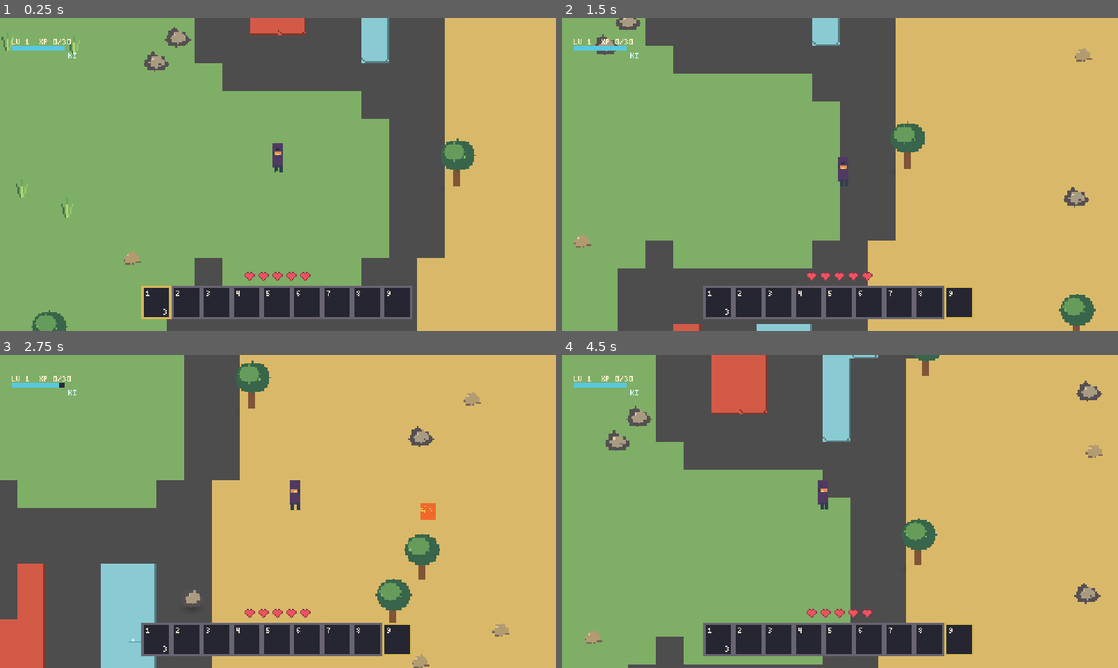
Above: before the commit, frames 1-4 (two rows, left to right).
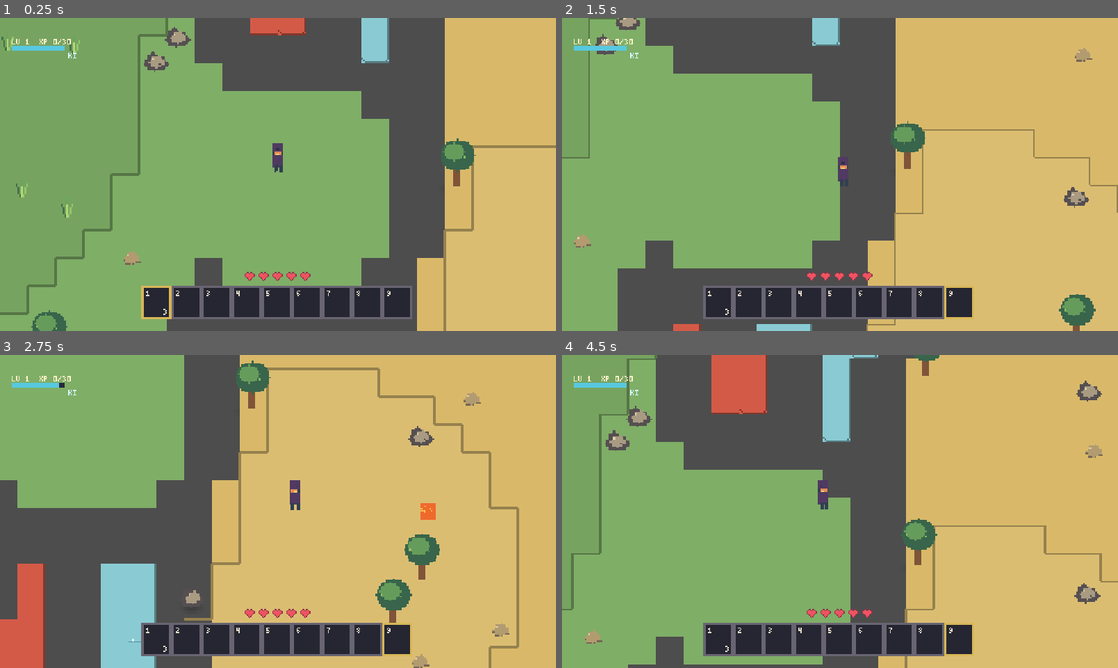
Above: after the commit, the same moments.

Repository: tnvr07/GameZero
Game: Godot game, scene res://scenes/main.tscn
The game is run twice, just before and just after one commit, with the same random seed, the same clock (stepped at 60 frames per second) and the same inputs.
Inputs:
- Up to frame 1 (0.25 s): no input
- Up to frame 2 (1.5 s): tap Enter at 0.5 s; hold D 0.53-1.28 s; tap 1 at 0.6 s; tap Space at 0.77 s; hold S from 1.28 s (still down); tap 9 at 1.35 s
- Up to frame 3 (2.75 s): tap Space at 1.52 s; release S at 2.03 s; hold D from 2.03 s (still down); tap J at 2.1 s
- Up to frame 4 (4.5 s): release D at 2.78 s; hold W 2.78-3.53 s; tap Shift at 2.85 s; tap Space at 3.02, 3.77 s; hold A from 3.53 s (still down); tap 1 at 3.6 s; tap 9 at 4.35 s

The runs differ from the first frame. In frame 1, 1.2% of the frame differs, in the area x 0-100%, y 0-100%; in frame 2, 0.5%; in frame 3, 1.4%, in the area x 33-94%, y 4-100%; in frame 4, 0.9%.

Commit message:
Enhance world generation by implementing terrain shading and patch outlines; add ground patch outlines script for biome transitions.

Diff:
--- a/scripts/art_assets.gd
+++ b/scripts/art_assets.gd
@@ -11,6 +11,8 @@
 	Color("#8acbd3"),
 	Color("#d9b969"),
 ]
+
+const TERRAIN_SHADE_COUNT := 3
 
 static var _terrain_texture: Texture2D
 static var _lava_texture: Texture2D
@@ -48,20 +50,37 @@
 static func terrain_atlas_texture() -> Texture2D:
 	if _terrain_texture != null:
 		return _terrain_texture
-	var image := Image.create(512, 512, false, Image.FORMAT_RGBA8)
+	var image := Image.create(512, 512 * TERRAIN_SHADE_COUNT, false, Image.FORMAT_RGBA8)
 	var base_tiles := _terrain_base_image()
 	for biome in range(4):
-		for variant in range(256):
-			var atlas_index := biome * 256 + variant
-			var tile_x := (atlas_index % 32) * 16
-			var tile_y := int(atlas_index / 32) * 16
-			_copy_terrain_base_tile(image, base_tiles, biome, tile_x, tile_y)
-			var neighbors := _decode_variant(variant)
-			for side in range(4):
-				if biome > neighbors[side]:
-					_draw_edge(image, base_tiles, biome * 16, tile_x, tile_y, side, biome, neighbors)
+		for shade in range(TERRAIN_SHADE_COUNT):
+			for variant in range(256):
+				var atlas_index := _terrain_atlas_index(biome, shade, variant)
+				var tile_x := (atlas_index % 32) * 16
+				var tile_y := int(atlas_index / 32) * 16
+				_copy_terrain_base_tile(image, base_tiles, biome, shade, tile_x, tile_y)
+				var neighbors := _decode_variant(variant)
+				for side in range(4):
+					if biome > neighbors[side]:
+						_draw_edge(image, base_tiles, biome * 16, tile_x, tile_y, side, biome, neighbors)
 	_terrain_texture = ImageTexture.create_from_image(image)
 	return _terrain_texture
+
+static func terrain_atlas_index(biome: int, shade: int, variant: int) -> int:
+	return _terrain_atlas_index(biome, shade, variant)
+
+static func terrain_shade_color(biome: int, shade: int) -> Color:
+	var base := BIOME_COLORS[clampi(biome, 0, BIOME_COLORS.size() - 1)]
+	match clampi(shade, 0, TERRAIN_SHADE_COUNT - 1):
+		0:
+			return base.darkened(0.06)
+		2:
+			return base.lightened(0.06)
+		_:
+			return base
+
+static func _terrain_atlas_index(biome: int, shade: int, variant: int) -> int:
+	return (biome * TERRAIN_SHADE_COUNT + shade) * 256 + variant
 
 static func _terrain_base_image() -> Image:
 	var source_image := _load_optional_image(TILESET_PATH)
@@ -77,10 +96,12 @@
 				placeholders.set_pixel(biome * 16 + x, y, BIOME_COLORS[biome])
 	return placeholders
 
-static func _copy_terrain_base_tile(target: Image, base_tiles: Image, biome: int, dest_x: int, dest_y: int) -> void:
+static func _copy_terrain_base_tile(target: Image, base_tiles: Image, biome: int, shade: int, dest_x: int, dest_y: int) -> void:
+	var brightness: float = [-0.06, 0.0, 0.06][shade]
 	for y in range(16):
 		for x in range(16):
-			target.set_pixel(dest_x + x, dest_y + y, base_tiles.get_pixel(biome * 16 + x, y))
+			var color := base_tiles.get_pixel(biome * 16 + x, y)
+			target.set_pixel(dest_x + x, dest_y + y, color.darkened(-brightness) if brightness < 0.0 else color.lightened(brightness))
 
 static func lava_texture() -> Texture2D:
 	if _lava_texture == null:
--- /dev/null
+++ b/scripts/ground_patch_outlines.gd
@@ -0,0 +1,40 @@
+extends Node2D
+
+const ArtAssets = preload("res://scripts/art_assets.gd")
+
+var _biome_cells: Dictionary = {}
+var _patch_shades: Dictionary = {}
+var _lava_cells: Dictionary = {}
+
+func configure(biome_cells: Dictionary, patch_shades: Dictionary, lava_cells: Dictionary) -> void:
+	_biome_cells = biome_cells
+	_patch_shades = patch_shades
+	_lava_cells = lava_cells
+	queue_redraw()
+
+func _draw() -> void:
+	for cell in _biome_cells:
+		if _lava_cells.has(cell):
+			continue
+		var biome: int = _biome_cells[cell]
+		var shade: int = _patch_shades[cell]
+		var origin := Vector2(cell.x * 16, cell.y * 16)
+		var right: Vector2i = cell + Vector2i.RIGHT
+		if _is_patch_boundary(cell, right, biome, shade):
+			_draw_patch_edge(origin + Vector2(16, 0), origin + Vector2(16, 16), biome, shade, int(_patch_shades[right]))
+		var down: Vector2i = cell + Vector2i.DOWN
+		if _is_patch_boundary(cell, down, biome, shade):
+			_draw_patch_edge(origin + Vector2(0, 16), origin + Vector2(16, 16), biome, shade, int(_patch_shades[down]))
+
+func _is_patch_boundary(cell: Vector2i, neighbor: Vector2i, biome: int, shade: int) -> bool:
+	return (
+		_biome_cells.has(neighbor)
+		and not _lava_cells.has(neighbor)
+		and _biome_cells[neighbor] == biome
+		and _patch_shades[neighbor] != shade
+	)
+
+func _draw_patch_edge(start: Vector2, finish: Vector2, biome: int, shade: int, neighbor_shade: int) -> void:
+	var raised_shade := maxi(shade, neighbor_shade)
+	var outline := ArtAssets.terrain_shade_color(biome, raised_shade).darkened(0.32)
+	draw_line(start, finish, outline, 1.0, false)
--- a/scripts/world.gd
+++ b/scripts/world.gd
@@ -18,12 +18,14 @@
 
 var player: CharacterBody2D
 var ground: TileMapLayer
+var patch_outlines: Node2D
 var enemies: Node2D
 var actors: Node2D
 var _lava_cells: Dictionary = {}
 var _biome_cells: Dictionary = {}
 var _biome_noise := FastNoiseLite.new()
 var _lava_noise := FastNoiseLite.new()
+var _patch_noise := FastNoiseLite.new()
 var _variation_noise := FastNoiseLite.new()
 
 func _ready() -> void:
@@ -49,22 +51,23 @@
 	terrain_source.texture_region_size = Vector2i(16, 16)
 	tile_set.add_source(terrain_source, TERRAIN_SOURCE_ID)
 	for biome in range(4):
-		for variant in range(256):
-			var atlas_index := biome * 256 + variant
-			var atlas_coords := Vector2i(atlas_index % 32, int(atlas_index / 32))
-			terrain_source.create_tile(atlas_coords)
-			var tile_data: TileData = terrain_source.get_tile_data(atlas_coords, 0)
-			tile_data.terrain_set = terrain_set
-			tile_data.terrain = biome
-			for side in range(4):
-				var neighbor := (variant >> (side * 2)) & 3
-				var peering_bit: int = [
-					TileSet.CELL_NEIGHBOR_TOP_SIDE,
-					TileSet.CELL_NEIGHBOR_RIGHT_SIDE,
-					TileSet.CELL_NEIGHBOR_BOTTOM_SIDE,
-					TileSet.CELL_NEIGHBOR_LEFT_SIDE,
-				][side]
-				tile_data.set_terrain_peering_bit(peering_bit, neighbor)
+		for shade in range(ArtAssets.TERRAIN_SHADE_COUNT):
+			for variant in range(256):
+				var atlas_index: int = ArtAssets.terrain_atlas_index(biome, shade, variant)
+				var atlas_coords := Vector2i(atlas_index % 32, int(atlas_index / 32))
+				terrain_source.create_tile(atlas_coords)
+				var tile_data: TileData = terrain_source.get_tile_data(atlas_coords, 0)
+				tile_data.terrain_set = terrain_set
+				tile_data.terrain = biome
+				for side in range(4):
+					var neighbor := (variant >> (side * 2)) & 3
+					var peering_bit: int = [
+						TileSet.CELL_NEIGHBOR_TOP_SIDE,
+						TileSet.CELL_NEIGHBOR_RIGHT_SIDE,
+						TileSet.CELL_NEIGHBOR_BOTTOM_SIDE,
+						TileSet.CELL_NEIGHBOR_LEFT_SIDE,
+					][side]
+					tile_data.set_terrain_peering_bit(peering_bit, neighbor)
 	var lava_source := TileSetAtlasSource.new()
 	lava_source.texture = ArtAssets.lava_texture()
 	lava_source.texture_region_size = Vector2i(16, 16)
@@ -74,6 +77,10 @@
 	tile_set.add_source(lava_source, LAVA_SOURCE_ID)
 	ground.tile_set = tile_set
 	add_child(ground)
+	patch_outlines = Node2D.new()
+	patch_outlines.name = "GroundPatchOutlines"
+	patch_outlines.set_script(preload("res://scripts/ground_patch_outlines.gd"))
+	add_child(patch_outlines)
 
 	actors = Node2D.new()
 	actors.name = "Actors"
@@ -95,6 +102,11 @@
 	_lava_noise.fractal_type = FastNoiseLite.FRACTAL_FBM
 	_lava_noise.fractal_octaves = 2
 	_lava_noise.frequency = 0.018
+	_patch_noise.seed = 36602
+	_patch_noise.noise_type = FastNoiseLite.TYPE_SIMPLEX
+	_patch_noise.fractal_type = FastNoiseLite.FRACTAL_FBM
+	_patch_noise.fractal_octaves = 2
+	_patch_noise.frequency = 0.014
 	_variation_noise.seed = 90721
 	_variation_noise.noise_type = FastNoiseLite.TYPE_SIMPLEX
 	_variation_noise.frequency = 0.075
@@ -127,6 +139,11 @@
 	ground.set_cells_terrain_connect(fire_cells, 0, 1, true)
 	ground.set_cells_terrain_connect(ice_cells, 0, 2, true)
 	ground.set_cells_terrain_connect(desert_cells, 0, 3, true)
+	var patch_shades: Dictionary = {}
+	for cell in _biome_cells:
+		patch_shades[cell] = _patch_shade_at(cell)
+	_apply_patch_shades(patch_shades)
+	patch_outlines.call("configure", _biome_cells, patch_shades, _lava_cells)
 
 	var lava_candidates: Dictionary = {}
 	for cell in _biome_cells:
@@ -139,6 +156,27 @@
 				shore_mask |= 1 << side
 		var variation := posmod(hash(lava_cell), 16)
 		ground.set_cell(lava_cell, LAVA_SOURCE_ID, _lava_atlas_coords(shore_mask, variation))
+	patch_outlines.call("configure", _biome_cells, patch_shades, _lava_cells)
+
+func _patch_shade_at(cell: Vector2i) -> int:
+	var value := _patch_noise.get_noise_2d(cell.x, cell.y)
+	if value < -0.24:
+		return 0
+	if value > 0.24:
+		return 2
+	return 1
+
+func _apply_patch_shades(patch_shades: Dictionary) -> void:
+	for cell in _biome_cells:
+		var atlas_coords := ground.get_cell_atlas_coords(cell)
+		if atlas_coords == Vector2i(-1, -1):
+			continue
+		var old_index := atlas_coords.y * 32 + atlas_coords.x
+		var variant := posmod(old_index, 256)
+		var biome: int = _biome_cells[cell]
+		var shade: int = patch_shades[cell]
+		var atlas_index: int = ArtAssets.terrain_atlas_index(biome, shade, variant)
+		ground.set_cell(cell, TERRAIN_SOURCE_ID, Vector2i(atlas_index % 32, int(atlas_index / 32)))
 
 func _lava_atlas_coords(shore_mask: int, variation: int) -> Vector2i:
 	return Vector2i(
Not shown, added: scripts/ground_patch_outlines.gd.uid
Not shown, changed: README.md
